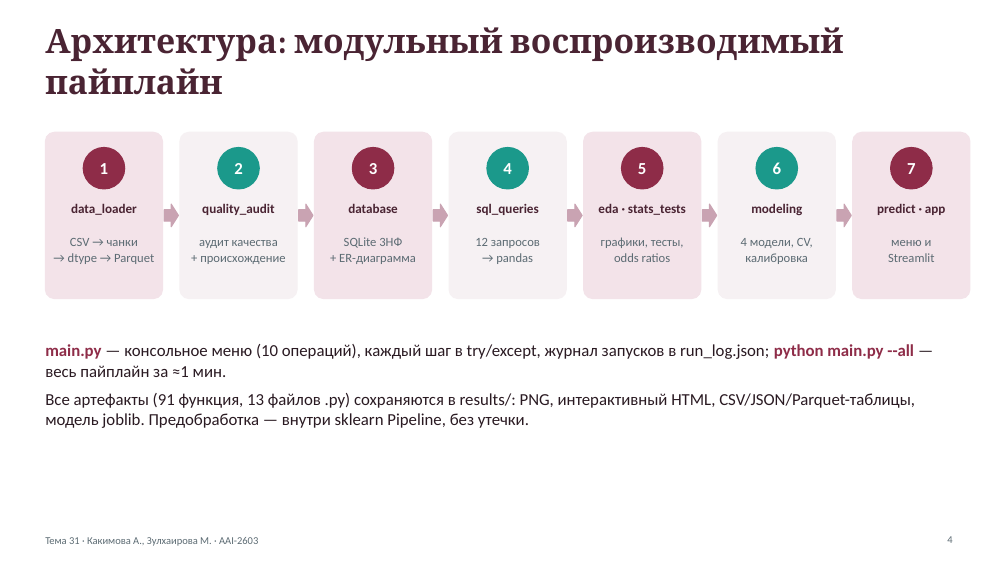
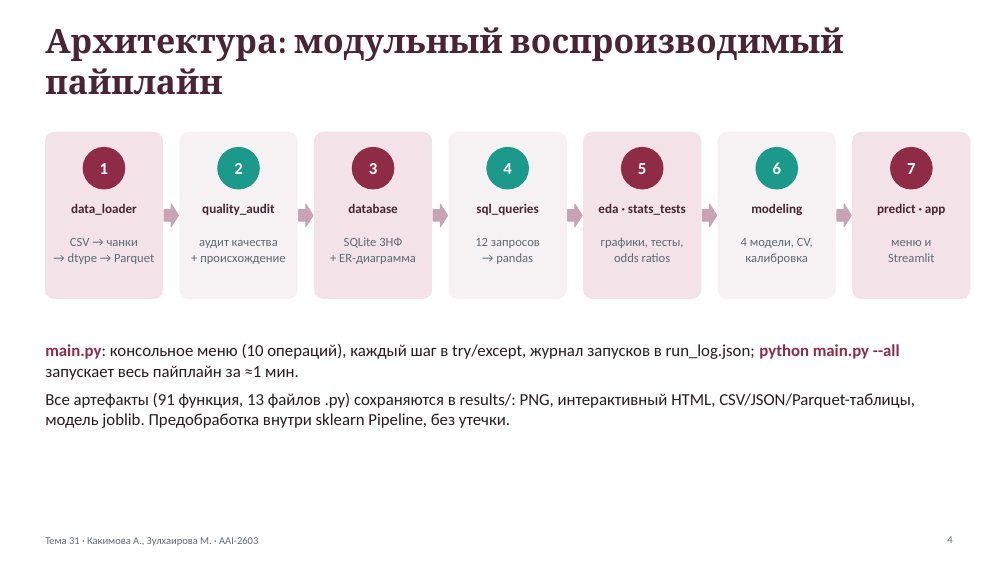
Before and after one commit to kakimovaazhar-coder/liver-disease-prediction, a slide deck: slide 4 of presentation/Presentation_Liver_Disease_Kakimova_Zulkhairova.pptx. Drawn at 1008x567 pixels with LibreOffice and Linux fonts; fonts in the diff are those of the drawing. Boxes give left, top, right and bottom in pixels: in the first picture for what was removed or moved away, otherwise in the second. Text is boxed around its words. In the diff, an @@ line names an element or a change of style, - is before the commit and + after.

```diff
--- a/presentation/Presentation_Liver_Disease_Kakimova_Zulkhairova.pptx
+++ b/presentation/Presentation_Liver_Disease_Kakimova_Zulkhairova.pptx
@@ text at [45,344,915,428]: text changed @@
-main.py — консольное меню (10 операций), каждый шаг в try/except, журнал запусков в run_log.json; python main.py --all — весь пайплайн за ≈1 мин.
-Все артефакты (91 функция, 13 файлов .py) сохраняются в results/: PNG, интерактивный HTML, CSV/JSON/Parquet-таблицы, модель joblib. Предобработка — внутри sklearn Pipeline, без утечки.
+main.py: консольное меню (10 операций), каждый шаг в try/except, журнал запусков в run_log.json; python main.py --all запускает весь пайплайн за ≈1 мин.
+Все артефакты (91 функция, 13 файлов .py) сохраняются в results/: PNG, интерактивный HTML, CSV/JSON/Parquet-таблицы, модель joblib. Предобработка внутри sklearn Pipeline, без утечки.
```
Also in this commit, not shown: 8 other slides changed, 1 other file.
